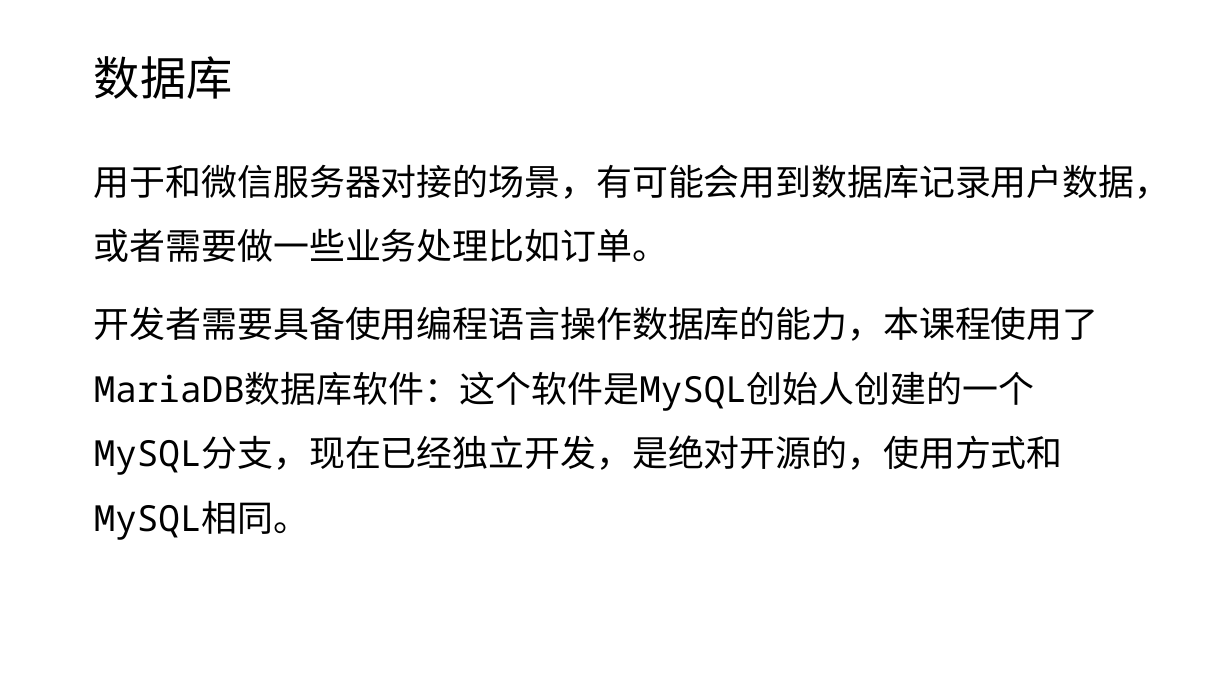
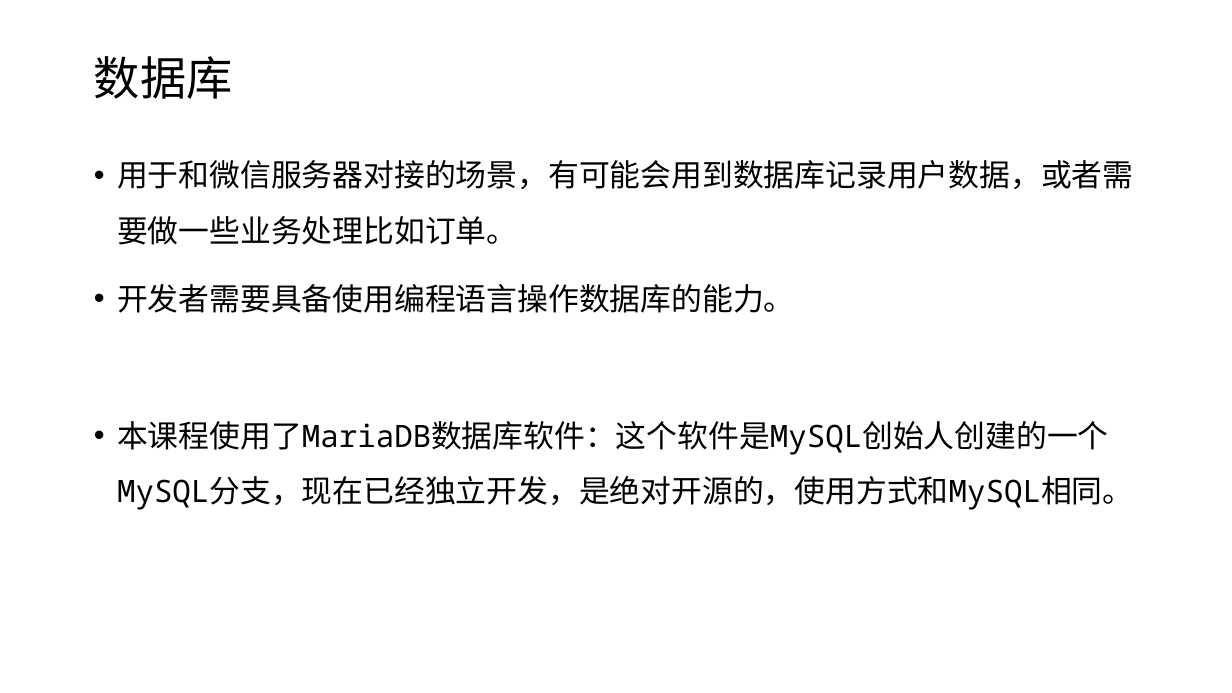
Before and after one commit to edu2act/course-wechat-and-miniprogram, a slide deck: slide 8 of ch01/技术清单.pptx. Drawn at 1232x693 pixels with LibreOffice and Linux fonts; fonts in the diff are those of the drawing. Boxes give left, top, right and bottom in pixels: in the first picture for what was removed or moved away, otherwise in the second. Text is boxed around its words. In the diff, an @@ line names an element or a change of style, - is before the commit and + after.

```diff
--- a/ch01/技术清单.pptx
+++ b/ch01/技术清单.pptx
@@ text at box(117, 160, 1133, 245): size 28 to 24 pt in "用于和微信服务器对接的场景，有可能会用到数据库记录用户数据，或者需要做一些业务处理比如订单。"; bullet none to • @@
@@ text at box(117, 284, 1133, 510): text changed; size 28 to 24 pt @@
-开发者需要具备使用编程语言操作数据库的能力，本课程使用了MariaDB数据库软件：这个软件是MySQL创始人创建的一个MySQL分支，现在已经独立开发，是绝对开源的，使用方式和MySQL相同。
+• 开发者需要具备使用编程语言操作数据库的能力。
+• 本课程使用了MariaDB数据库软件：这个软件是MySQL创始人创建的一个MySQL分支，现在已经独立开发，是绝对开源的，使用方式和MySQL相同。
```
Also in this commit, not shown: 7 other slides changed, 3 other files.
